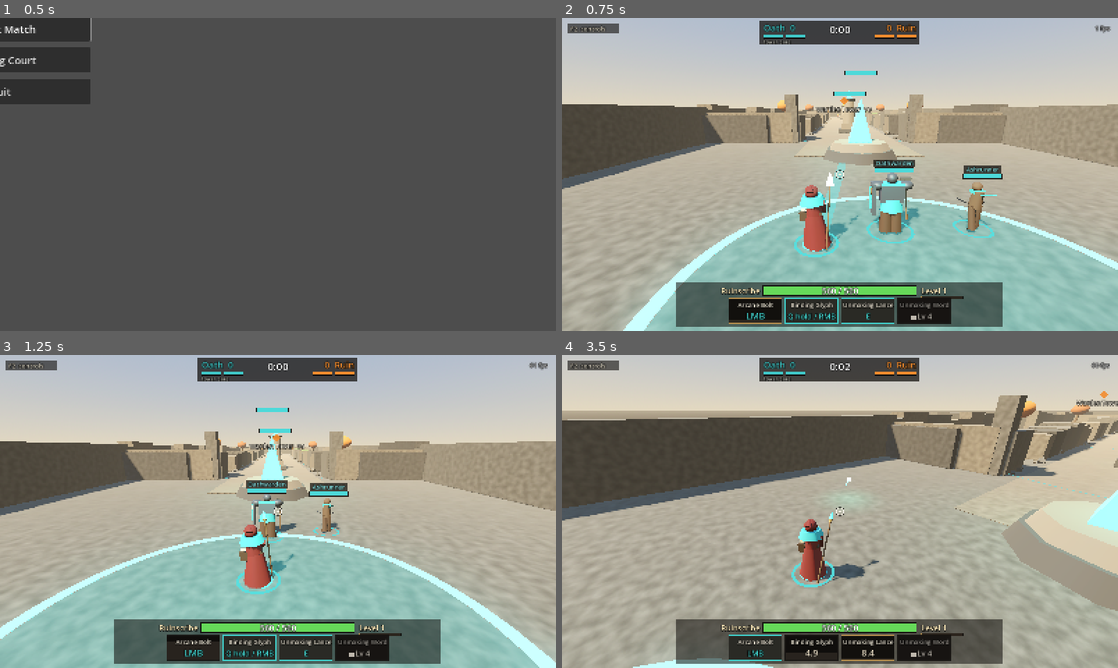
Above: before the commit, frames 1-4 (two rows, left to right).
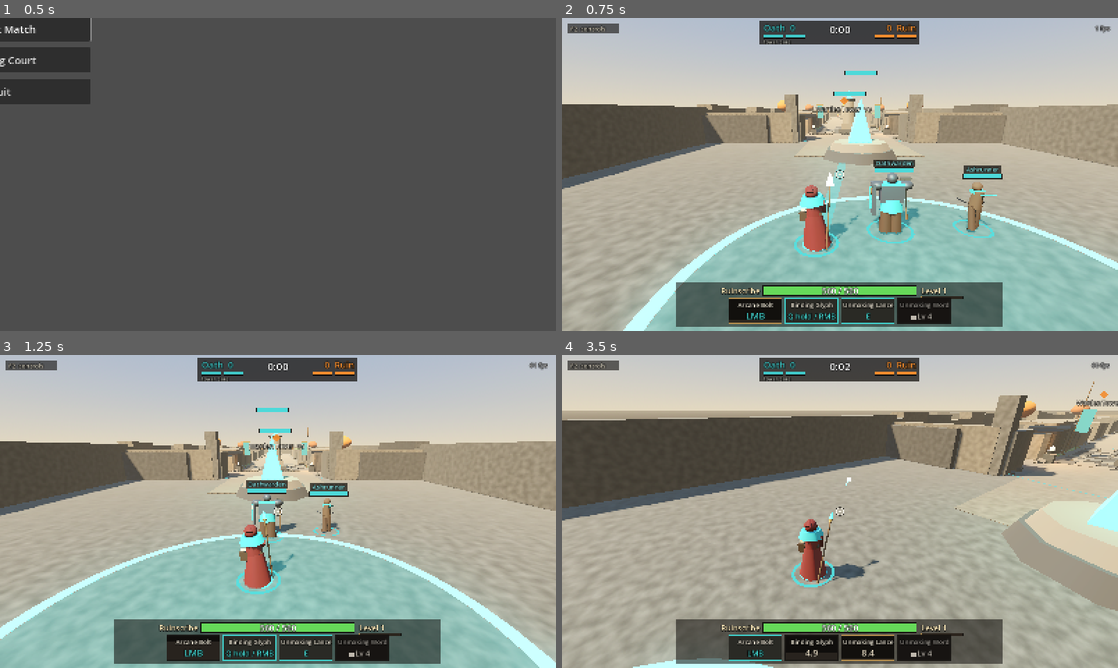
Above: after the commit, the same moments.

Repository: OminaMalum/Oath-and-Ruin
Game: Godot game, scene res://scenes/main.tscn
Same seed, same stepped clock (60 frames per second), same inputs: the game is played once before the commit and once after it.
Inputs (mouse positions are in pixels of both pictures, inside the frame that each line leads up to):
- Up to frame 1 (0.5 s): no input
- Up to frame 2 (0.75 s): tap Enter at 0.5 s; move the mouse to (962, 158) at 0.52 s; press the mouse at (962, 158) at 0.53 s; hold D (move_right) from 0.53 s (still down)
- Up to frame 3 (1.25 s): keep holding D (move_right)
- Up to frame 4 (3.5 s): move the mouse to (812, 511) at 1.27 s; release D (move_right) at 1.28 s; release the mouse at (812, 511) at 1.28 s; hold W (move_forward) from 1.28 s (still down); tap Q (ability_1_preview) at 1.35 s; click (812, 511) at 1.55 s; move the mouse to (851, 505) at 2.02 s; press the mouse at (851, 505) at 2.03 s; right-click (851, 505) at 2.1 s; move the mouse to (834, 517) at 2.77 s; release the mouse at (834, 517) at 2.78 s; tap E (ability_2) at 2.85 s; click (834, 517) at 3.05 s

Frame 1 is identical in both runs. In frame 2, 0.4% of the frame differs, in the area x 42-63%, y 25-39%; in frame 3, 0.4%; in frame 4, 1.2%, in the area x 49-100%, y 8-48%.

Commit message:
Lane art section, original synthesised sounds, docs (review batch 3)
The Oath tower stretch gets flagstones with worn joints, wall caps and
buttresses, moss and grass at the wall feet, team banners and two
braziers (decoration only, no collision). tools/mksounds.py builds a
dozen short sounds from sine waves and filtered noise; the world view
plays them in 3D on bolt cast and hit, melee hit, area landing, ward,
tower shot and deaths, and champions get quiet footsteps. Manifest and
design notes updated.

Co-Authored-By: Claude Opus 5.5 <noreply@anthropic.com>
Claude-Session: https://claude.ai/code/session_01K9SmUkA29QzEXmf1q4eRcR

Diff:
--- a/ASSET_MANIFEST.csv
+++ b/ASSET_MANIFEST.csv
@@ -10,3 +10,5 @@
 Lane map geometry (Lanebreaker Ruins graybox),Oath & Ruin project (code-built primitives),n/a (original),2026-10-20,Project-owned,No,None,scripts/arena/lane_map_builder.gd,Graybox
 Tower / core / minion / Breaker / Shrinebearer placeholder models,Oath & Ruin project (code-built primitives),n/a (original),2026-10-20,Project-owned,No,None,scripts/view/unit_view.gd,Placeholder
 Oathwarden and Ashrunner placeholder models; melee swing / dash / ward effects,Oath & Ruin project (code-built primitives),n/a (original),2026-10-20,Project-owned,No,None,scripts/view/unit_view.gd; scripts/view/world_view.gd,Placeholder
+"Sound effects (cast, hit, area, ward, tower, death, footsteps)","Oath & Ruin project (synthesised by tools/mksounds.py from sine waves and filtered noise, no recordings or generative models)",n/a (original),2026-10-21,Project-owned,No,None,assets/sounds/*.wav,Placeholder: replace with designed sounds when audio direction settles
+"Lane art section (flagstones, wall caps, banners, braziers)",Oath & Ruin project (code-built primitives),n/a (original),2026-10-21,Project-owned,No,None,scripts/arena/lane_map_builder.gd _art_section,"Placeholder: first dressed stretch, to be replaced by modelled set pieces"
--- a/scripts/arena/lane_map_builder.gd
+++ b/scripts/arena/lane_map_builder.gd
@@ -33,6 +33,7 @@
 		_base(team_sign)
 	_camp_pocket()
 	_lane_dressing()
+	_art_section(1.0, 18.0, 36.0)  # first dressed stretch: the Oath tower approach
 
 
 ## A slightly warmer worn path down the lane so the route reads at a glance.
@@ -159,3 +160,102 @@
 		crown.radius = 1.8
 		crown.height = 2.6
 		_deco(crown, Palette.mat(Palette.AUTUMN if p.z > 0 else Palette.AUTUMN_DEEP), p + Vector3(0, 5.2, 0))
+
+
+## Art pass for one short lane stretch (decoration only, no collision, the
+## fighting space stays clear): flagstones with worn joints, a capped wall
+## course with buttresses and moss at the feet, team banners either side of
+## the tower, two braziers for warm light, grass tufts and a broken column
+## drum against the wall. Original code built shapes. `s` is the team sign.
+func _art_section(s: float, z0: float, z1: float) -> void:
+	var rng := RandomNumberGenerator.new()
+	rng.seed = 33
+	var dark := _stone(Palette.STONE_DARK.darkened(0.25))
+	var joint := _stone(Palette.STONE_DARK.darkened(0.45))
+	var moss := Palette.mat(Palette.MOSS)
+	var grass := Palette.mat(Palette.MOSS.lightened(0.12))
+	var team := 0 if s > 0.0 else 1
+	var cloth := Palette.mat(Palette.team_color(team).darkened(0.3))
+	var brass := Palette.mat(Palette.BRASS, 0.45, 0.8)
+	# Flagstones: a grid of slightly uneven slabs, three stone tones, with a
+	# darker joint plane under them so the gaps read as cracks.
+	var tile := 1.5
+	var cols := int((LANE_HALF * 2.0 - 1.0) / tile)
+	var rows := int((z1 - z0) / tile)
+	_deco(BoxMesh.new(), joint, Vector3(0, 0.015, s * (z0 + z1) * 0.5), Vector3(cols * tile, 0.01, rows * tile))
+	for i in cols:
+		for j in rows:
+			if rng.randf() < 0.08:
+				continue  # a missing slab now and then
+			var x := -cols * tile * 0.5 + (i + 0.5) * tile
+			var z := z0 + (j + 0.5) * tile
+			var gap := rng.randf_range(0.06, 0.14)
+			var h := rng.randf_range(0.02, 0.05)
+			var m: Material = _stone_mats[rng.randi() % 3]
+			if rng.randf() < 0.12:
+				m = dark  # a scorched or wet slab
+			_deco(BoxMesh.new(), m, Vector3(x, h * 0.5 + 0.02, s * z), Vector3(tile - gap, h, tile - gap),
+				Vector3(0, rng.randf_range(-1.5, 1.5), 0))
+	# A worn ring round the tower foot and a cracked line across the lane.
+	var ring := TorusMesh.new()
+	ring.inner_radius = 3.2
+	ring.outer_radius = 3.5
+	ring.rings = 48
+	_deco(ring, dark, Vector3(0, 0.07, s * TOWER_Z), Vector3(1, 0.08, 1))
+	for k in 5:
+		var zc := z0 + rng.randf_range(1.0, z1 - z0 - 1.0)
+		_deco(BoxMesh.new(), joint, Vector3(rng.randf_range(-3.0, 3.0), 0.075, s * zc), Vector3(rng.randf_range(2.0, 5.0), 0.01, 0.06),
+			Vector3(0, rng.randf_range(-25.0, 25.0), 0))
+	for side: float in [-1.0, 1.0]:
+		var xw: float = side * (LANE_HALF + 0.5)  # lane wall face is at 7.0; cap sits on the wall top
+		# Cap course and buttresses along the wall top and face.
+		var z := z0
+		while z < z1:
+			var len := minf(rng.randf_range(2.0, 3.5), z1 - z)
+			if not _in_gap(z + len * 0.5):
+				_deco(BoxMesh.new(), _stone_mats[2], Vector3(side * (LANE_HALF + WALL_IN) * 0.5, 3.7, s * (z + len * 0.5)),
+					Vector3(WALL_IN - LANE_HALF + 0.3, 0.25, len - 0.12))
+				_deco(BoxMesh.new(), dark, Vector3(xw - side * 0.3, 1.4, s * (z + len)), Vector3(0.5, 2.8, 0.35))  # buttress rib
+			z += len
+		# Moss and grass at the wall foot, kept against the wall.
+		for k in 10:
+			var zm := z0 + rng.randf_range(0.5, z1 - z0 - 0.5)
+			if _in_gap(zm):
+				continue
+			var w := rng.randf_range(0.6, 1.6)
+			var mossb := SphereMesh.new()
+			mossb.radius = 0.5
+			mossb.height = 1.0
+			_deco(mossb, moss, Vector3(side * (LANE_HALF - 0.1), 0.05, s * zm), Vector3(w * 0.5, 0.12, w))
+			var tuft := SphereMesh.new()
+			tuft.radius = 0.25
+			tuft.height = 0.5
+			_deco(tuft, grass, Vector3(side * (LANE_HALF - 0.35), 0.1, s * (zm + 0.6)), Vector3(0.5, 0.45, 0.5))
+		# Team banner on a pole beside the tower, and a brazier on a plinth.
+		var bx: float = side * (LANE_HALF - 0.6)
+		_deco(CylinderMesh.new(), Palette.mat(Palette.WOOD), Vector3(bx, 2.6, s * (TOWER_Z - 2.5)), Vector3(0.08, 5.2, 0.08))
+		_deco(BoxMesh.new(), cloth, Vector3(bx - side * 0.6, 3.9, s * (TOWER_Z - 2.5)), Vector3(1.1, 2.4, 0.06))
+		_deco(BoxMesh.new(), brass, Vector3(bx - side * 0.6, 5.12, s * (TOWER_Z - 2.5)), Vector3(1.3, 0.08, 0.1))
+		var pz := s * (TOWER_Z + 4.5)
+		_deco(BoxMesh.new(), _stone_mats[1], Vector3(bx, 0.45, pz), Vector3(0.9, 0.9, 0.9))
+		var bowl := CylinderMesh.new()
+		bowl.top_radius = 0.42
+		bowl.bottom_radius = 0.25
+		bowl.height = 0.35
+		_deco(bowl, Palette.mat(Palette.IRON, 0.5, 0.7), Vector3(bx, 1.07, pz))
+		var flame := SphereMesh.new()
+		flame.radius = 0.22
+		flame.height = 0.6
+		_deco(flame, Palette.glow(Palette.AMBER, 4.0), Vector3(bx, 1.4, pz))
+		var light := OmniLight3D.new()
+		light.light_color = Color(1.0, 0.7, 0.4)
+		light.light_energy = 1.6
+		light.omni_range = 7.0
+		light.position = Vector3(bx, 1.9, pz)
+		add_child(light)
+	# A broken column drum against the east wall, out of the lane proper.
+	var drum := CylinderMesh.new()
+	drum.top_radius = 0.55
+	drum.bottom_radius = 0.55
+	drum.height = 1.8
+	_deco(drum, _stone_mats[2], Vector3(LANE_HALF - 0.7, 0.55, s * (z0 + 3.0)), Vector3.ONE, Vector3(0, 20, 90))
--- a/scripts/view/unit_view.gd
+++ b/scripts/view/unit_view.gd
@@ -407,7 +407,10 @@
 	var right := Vector3(cos(unit.aim_yaw), 0.0, -sin(unit.aim_yaw))
 	var want := Vector2(v.dot(right), v.dot(fwd)) / top
 	_lean = _lean.lerp(want, 1.0 - exp(-10.0 * delta))
+	var prev_phase := _step_phase
 	_step_phase += delta * (1.0 + speed * 9.0)
+	if speed > 0.3 and unit.def.kind == ChampionDef.Kind.CHAMPION and floori(prev_phase / PI) != floori(_step_phase / PI):
+		_footstep()
 	var bob := sin(_step_phase) * (0.012 + speed * 0.03) if speed > 0.05 else sin(_anim_t * 2.0) * 0.012
 	_body.rotation.x = -_lean.y * deg_to_rad(9.0)
 	_body.rotation.z = _lean.x * deg_to_rad(7.0)
@@ -428,3 +431,24 @@
 		_arm.rotation.x = lerp_angle(_arm.rotation.x, pitch + sway, 1.0 - exp(-14.0 * delta))
 		_arm.rotation.y = lerp_angle(_arm.rotation.y, yaw, 1.0 - exp(-14.0 * delta))
 		_body.rotation.y = lerp_angle(_body.rotation.y, -cast * deg_to_rad(12.0), 1.0 - exp(-10.0 * delta))
+
+
+## Footsteps: four short original taps (tools/mksounds.py), one per half
+## stride, quiet and local so a fight is never drowned by walking.
+const STEPS := [
+	preload("res://assets/sounds/step_0.wav"), preload("res://assets/sounds/step_1.wav"),
+	preload("res://assets/sounds/step_2.wav"), preload("res://assets/sounds/step_3.wav"),
+]
+var _step_player: AudioStreamPlayer3D
+var _step_i := 0
+func _footstep() -> void:
+	if _step_player == null:
+		_step_player = AudioStreamPlayer3D.new()
+		_step_player.max_distance = 18.0
+		_step_player.unit_size = 3.0
+		_step_player.volume_db = -10.0
+		add_child(_step_player)
+	_step_i = (_step_i + 1 + (randi() % 3)) % STEPS.size()
+	_step_player.stream = STEPS[_step_i]
+	_step_player.pitch_scale = randf_range(0.9, 1.1)
+	_step_player.play()
--- a/scripts/view/world_view.gd
+++ b/scripts/view/world_view.gd
@@ -28,6 +28,7 @@
 	a.area_detonated.connect(_on_area_detonated)
 	a.unit_damaged.connect(_on_unit_damaged)
 	a.melee_swung.connect(_on_melee_swung)
+	a.unit_died.connect(_on_unit_died_sfx)
 	a.unit_removed.connect(func(u: Unit) -> void:
 		var t: Node3D = _tells.get(u)
 		if t:
@@ -115,6 +116,10 @@
 			off = (child as UnitView).launch_point() - p.position
 			break
 	_launch_offsets[p] = {"off": off, "t": 0.0}
+	if p.source.def.kind == ChampionDef.Kind.STRUCTURE:
+		sfx("tower_shot", p.position, -2.0)
+	else:
+		sfx("cast_bolt", p.position, 0.0 if p.source.def.kind == ChampionDef.Kind.CHAMPION else -9.0)
 
 
 func _on_projectile_ended(p: CombatAuthority.SimProjectile, at: Vector3) -> void:
@@ -124,9 +129,12 @@
 		_projectiles.erase(p)
 		_launch_offsets.erase(p)
 	_spawn_burst(at, p.source.def.accent_color, 0.6, 0.18)
+	sfx("hit_bolt", at, 0.0 if p.source.def.kind == ChampionDef.Kind.CHAMPION else -8.0)
 
 
 func _on_area_spawned(ar: CombatAuthority.SimArea) -> void:
+	if ar.ability.delivery == AbilityDef.Delivery.WARD:
+		sfx("ward_rise", ar.center, 0.0)
 	if ar.ability.delivery == AbilityDef.Delivery.WARD:
 		_spawn_ward(ar)
 		return
@@ -184,6 +192,7 @@
 	if ar.ability.delivery == AbilityDef.Delivery.WARD:
 		return
 	_spawn_burst(ar.center + Vector3(0, 0.3, 0), ar.source.def.accent_color, ar.ability.area_radius, 0.3)
+	sfx("area_land", ar.center, 2.0)
 
 
 func _on_unit_damaged(target: Unit, _amount: float, source: Unit) -> void:
@@ -191,6 +200,9 @@
 	# takes; a faint one for everyone else, so fights read without going white.
 	var mine := viewer != null and (target == viewer or source == viewer)
 	_spawn_burst(target.global_position + Vector3(0, target.def.height * 0.6, 0), Color(1, 0.9, 0.7), 0.3 if mine else 0.18, 0.1)
+	if source and is_instance_valid(source) and source.def.kind != ChampionDef.Kind.STRUCTURE \
+			and source.def.basic_attack and source.def.basic_attack.range < 5.0:
+		sfx("hit_melee", target.global_position + Vector3(0, 1.0, 0), 0.0 if source.def.kind == ChampionDef.Kind.CHAMPION else -8.0)
 
 
 func _spawn_burst(at: Vector3, col: Color, size: float, life: float) -> void:
@@ -392,3 +404,42 @@
 		n.add_child(_disc(a.area_radius, Palette.ground_decal(col, 0.1)))
 	add_child(n)
 	return n
+
+
+## Sound effects: short original synthesised clips (tools/mksounds.py),
+## played in 3D at the event's position. Readers of sim state only.
+const SFX := {
+	"cast_bolt": preload("res://assets/sounds/cast_bolt.wav"),
+	"hit_bolt": preload("res://assets/sounds/hit_bolt.wav"),
+	"hit_melee": preload("res://assets/sounds/hit_melee.wav"),
+	"area_land": preload("res://assets/sounds/area_land.wav"),
+	"ward_rise": preload("res://assets/sounds/ward_rise.wav"),
+	"tower_shot": preload("res://assets/sounds/tower_shot.wav"),
+	"death_champion": preload("res://assets/sounds/death_champion.wav"),
+	"death_minion": preload("res://assets/sounds/death_minion.wav"),
+}
+var _sfx_rng := RandomNumberGenerator.new()
+
+
+func sfx(name: String, at: Vector3, volume_db: float = 0.0) -> void:
+	if not SFX.has(name):
+		return
+	var sp := AudioStreamPlayer3D.new()
+	sp.stream = SFX[name]
+	sp.volume_db = volume_db
+	sp.pitch_scale = _sfx_rng.randf_range(0.94, 1.06)
+	sp.max_distance = 45.0
+	sp.unit_size = 6.0
+	sp.attenuation_model = AudioStreamPlayer3D.ATTENUATION_INVERSE_DISTANCE
+	add_child(sp)
+	sp.global_position = at
+	sp.finished.connect(sp.queue_free)
+	sp.play()
+
+
+func _on_unit_died_sfx(target: Unit, _killer: Unit) -> void:
+	match target.def.kind:
+		ChampionDef.Kind.CHAMPION:
+			sfx("death_champion", target.global_position + Vector3(0, 1.0, 0), 1.0)
+		ChampionDef.Kind.MINION:
+			sfx("death_minion", target.global_position + Vector3(0, 0.6, 0), -4.0)
Not shown, added: assets/sounds/area_land.wav.import
Not shown, added: assets/sounds/cast_bolt.wav.import
Not shown, added: assets/sounds/death_champion.wav.import
Not shown, added: assets/sounds/death_minion.wav.import
Not shown, added: assets/sounds/hit_bolt.wav.import
Not shown, added: assets/sounds/hit_melee.wav.import
Not shown, added: assets/sounds/step_0.wav.import
Not shown, added: assets/sounds/step_1.wav.import
Not shown, added: assets/sounds/step_2.wav.import
Not shown, added: assets/sounds/step_3.wav.import
Not shown, added: assets/sounds/tower_shot.wav.import
Not shown, added: assets/sounds/ward_rise.wav.import
(and 14 more such lines)
